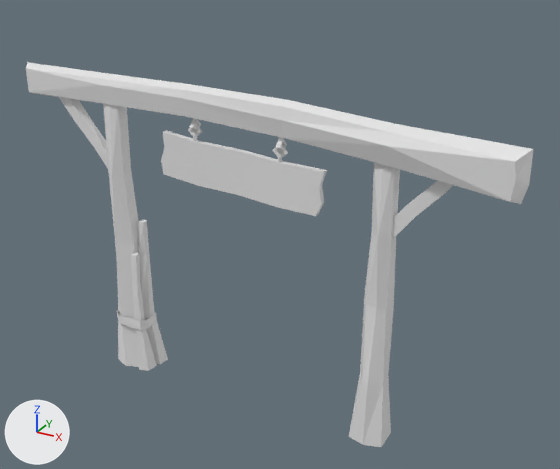
The FBX model Source/Environment/Fences/Gate01.FBX, before and after one commit.
Before and after are seen from a 50 mm camera at (0.0637, -0.1024, 0.0847) aimed at (0.007, 0.0006, 0.0333). The lights are fixed; the arrows at lower left show +X, +Y and +Z. Where no turn or scale is listed for an object, it has been applied to the vertices. Vertices at the same position are counted once.

Objects in the first picture: 'Gate01', 'Gate01_Sign'.
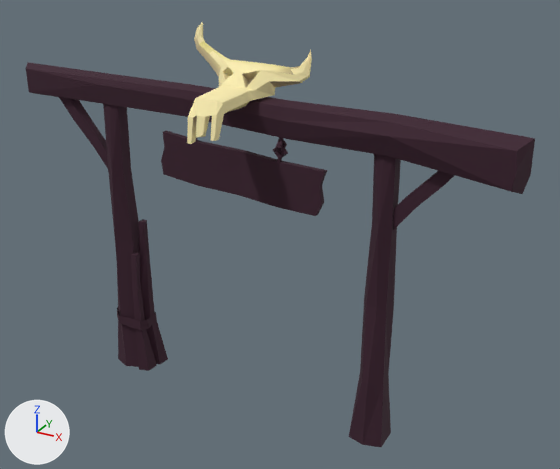
Boxes [x1, y1, x2, y2] around the edits, measured in the pictures (560 x 469 px; the box of a moved part takes in the faces that stretch with it):
'Gate01', reshaped
    before: [26, 62, 534, 447]
    after: [26, 62, 535, 447]
'Gate01_Sign', deleted
    before: [161, 124, 327, 216]
'Skull01', added (beige)
    after: [187, 21, 312, 144]
part 1 of me_mesh, added (brown)
    after: [161, 130, 327, 216]
part 2 of me_mesh, added
    after: [273, 145, 288, 159]
part 3 of me_mesh, moved or reshaped
    before: [282, 100, 534, 312]
    after: [282, 100, 535, 312]
part 4 of me_mesh, recoloured (grey to brown)
    both: [26, 62, 394, 447]

What changed in the scene script:
```text
Add img_tex_colorswatches_png:
    img_tex_colorswatches_png = load_image('Tex_ColorSwatches.png', '../../../Art/Tex_ColorSwatches.png', 64, 64, 'sRGB')
Add mat_01___default:
    mat_01___default = principled_material('01 - Default')
    mat_01___default.texture = img_tex_colorswatches_png
    mat_01___default.roughness = 0.859
Change me_mesh:
    used by ob_gate01; location = (0.0, 0.0, 0.0538)
    remove me_mesh.from_pydata(...)  # 270 vertices, 472 faces; spans x -0.0455..0.0456, y -0.0036..0.0031, z -0.0538..0.0029
    add me_mesh.from_pydata(...)  # 370 vertices, 644 faces; spans x -0.0455..0.0456, y -0.0036..0.0031, z -0.0538..0.0029
    me_mesh part 1: a new loose piece of 28 vertices spanning x -0.0149..0.0158, y -0.0015..0.0002, z -0.0152..-0.0055, in mat_01___default (picture img_tex_colorswatches_png)
    me_mesh part 2: a new loose piece of 24 vertices spanning x 0.0066..0.0092, y -0.0013..-0.0004, z -0.0071..-0.0044, in mat_01___default (picture img_tex_colorswatches_png)
    me_mesh part 3
    30 vertices in x 0.0235..0.0439, y -0.0031..0.0029, z -0.0173..-0.0011 move by (0.0, 0.0, 0.0015)
    16 vertices in x 0.0263..0.0456, y -0.0029..0.0031, z -0.0124..0.0009 move by (0.0, 0.0, 0.0014)
    me_mesh part 4: 472 faces spanning x -0.0455..0.0456, y -0.0036..0.0031, z -0.0538..0.0029 switch from no material to mat_01___default (picture img_tex_colorswatches_png)
Add me_mesh_001_1:
    me_mesh_001_1.from_pydata(...)  # 145 vertices, 286 faces; spans x -0.0111..0.0111, y -0.0086..0.0086, z -0.0074..0.0074
    me_mesh_001_1.materials.append(mat_01___default)  # picture img_tex_colorswatches_png
Remove ob_gate01_sign:
    ob_gate01_sign = bpy.data.objects.new('Gate01_Sign', me_mesh_001)
    ob_gate01_sign.location = (-0.008, -0.0008, 0.0492)
Add ob_skull01:
    ob_skull01 = bpy.data.objects.new('Skull01', me_mesh_001_1)
    ob_skull01.location = (0.0, -0.0034, 0.0584)
```
